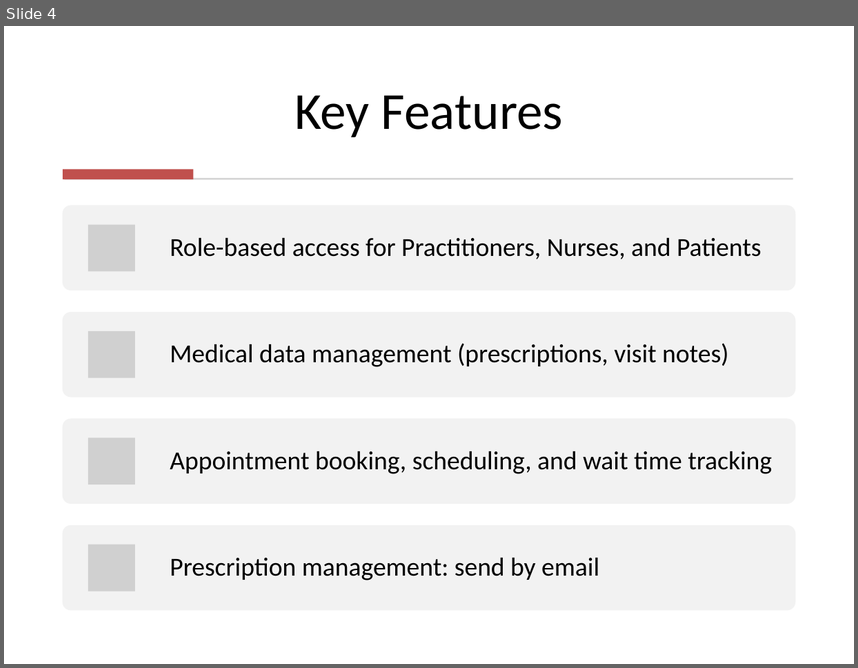
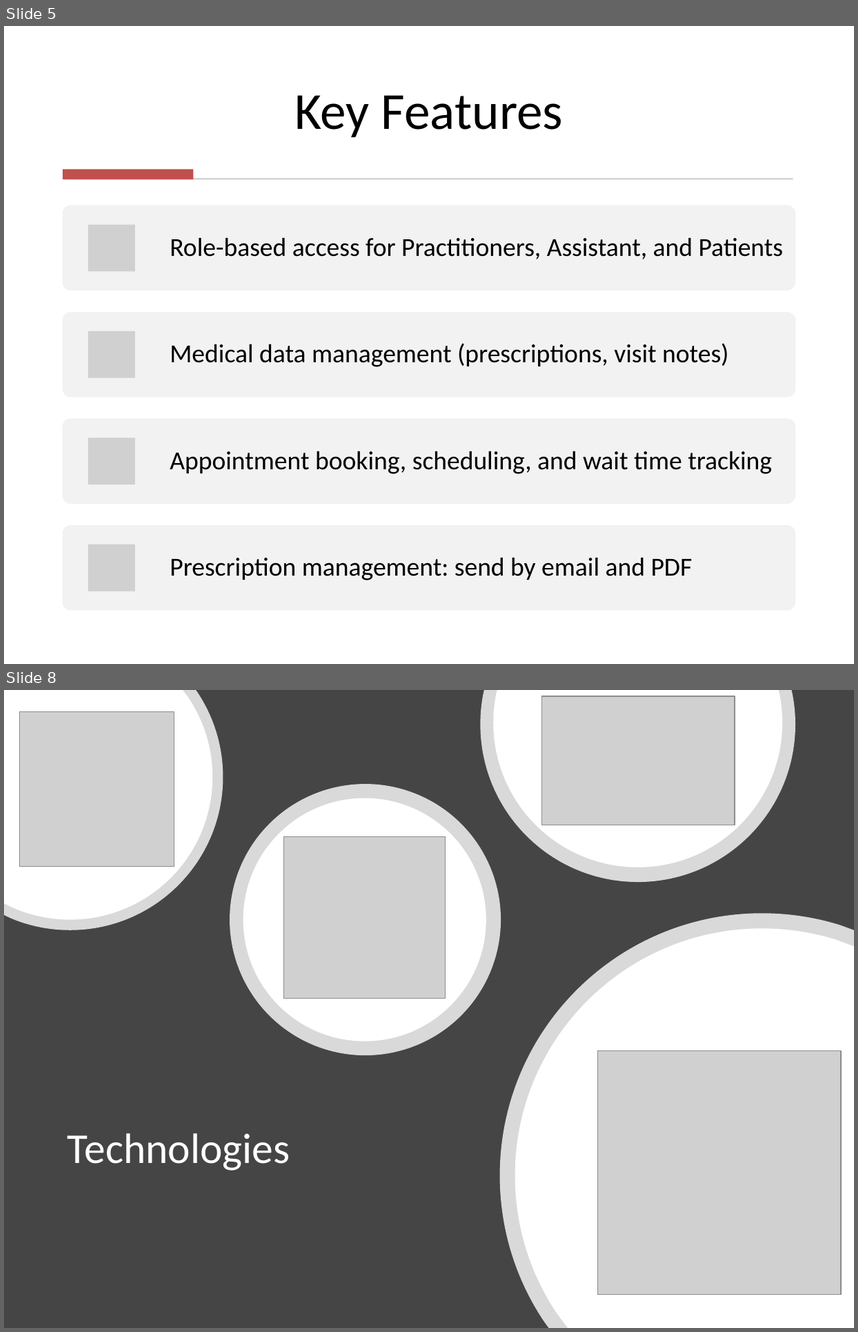
Before and after one commit to Zughayyar/MediTrack_MERN_Project, a slide deck: MediTracker.pptx. Shown one above the other, each under a label of ours: slide 4 before the commit, slides 5 and 8 after it; the slides between them are not shown. The pictures are 858x668 and 858x1332 pixels, drawn with LibreOffice and Linux fonts; fonts in the diff are those of the drawing; grey boxes stand for pictures. Boxes give left, top, right and bottom in pixels: in the first picture for what was removed or moved away, otherwise in the second. Text is boxed around its words. In the diff, an @@ line names an element or a change of style, - is before the commit and + after.

```diff
--- a/MediTracker.pptx
+++ b/MediTracker.pptx
@@ slide 8 added at bbox=[4, 690, 854, 1328], background #454545 @@
@@ freeform shape added at bbox=[4, 690, 223, 929], fill #FFFFFF at 80% opacity @@
@@ freeform shape added at bbox=[4, 690, 213, 920], fill #FFFFFF @@
@@ freeform shape added at bbox=[480, 690, 795, 882], fill #FFFFFF at 80% opacity @@
@@ freeform shape added at bbox=[494, 690, 783, 867], fill #FFFFFF @@
@@ picture added at bbox=[542, 696, 735, 825] @@
@@ picture added at bbox=[19, 712, 174, 867] @@
@@ ellipse added at bbox=[229, 784, 500, 1055], fill #FFFFFF at 80% opacity @@
@@ freeform shape added at bbox=[243, 798, 486, 1041], fill #FFFFFF @@
@@ picture added at bbox=[283, 836, 445, 998] @@
@@ freeform shape added at bbox=[499, 913, 854, 1328], fill #FFFFFF at 80% opacity @@
@@ freeform shape added at bbox=[515, 928, 854, 1328], fill #FFFFFF @@
@@ picture added at bbox=[598, 1050, 842, 1294] @@
@@ title added at bbox=[67, 1133, 290, 1170], 36 pt, text #FFFFFF @@
+Technologies
@@ what was slide 4 is now slide 5 @@
@@ slide 5 changed as well @@
@@ text at bbox=[170, 238, 784, 259]: text changed @@
-Role-based access for Practitioners, Nurses, and Patients
+Role-based access for Practitioners, Assistant, and Patients
@@ text at bbox=[170, 557, 693, 580]: text changed @@
-Prescription management: send by email
+Prescription management: send by email and PDF
```
Also in this commit, not shown: 3 other slides changed, 6 other slides added, 4 slides removed, 5 other files.
